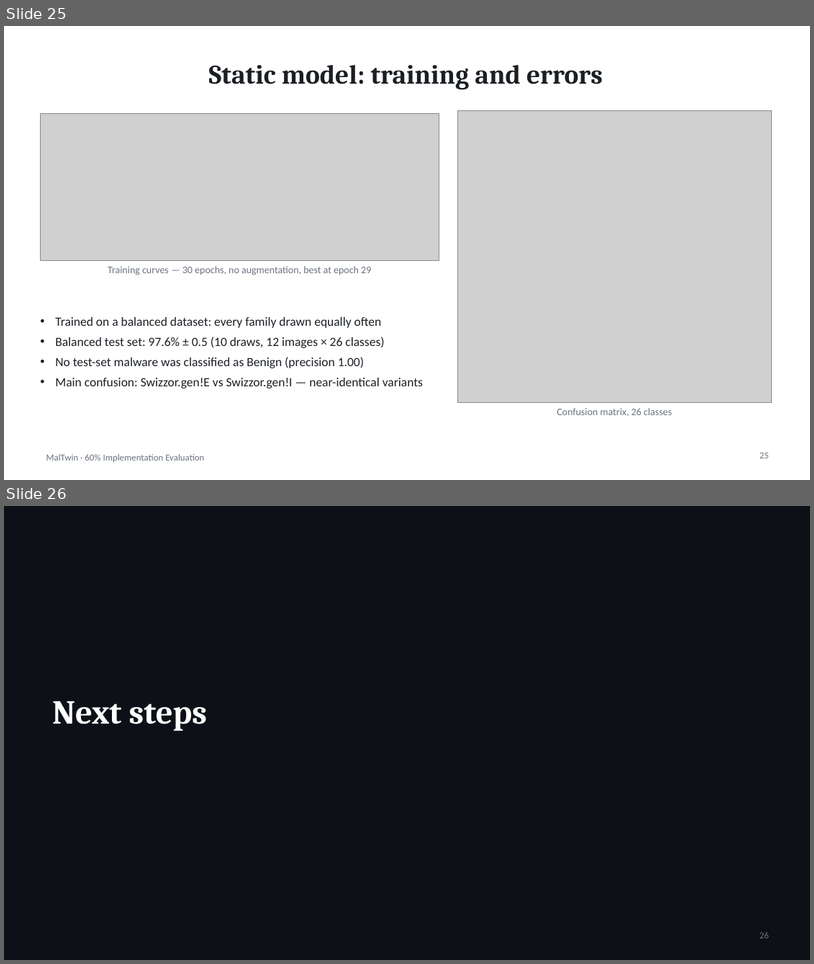
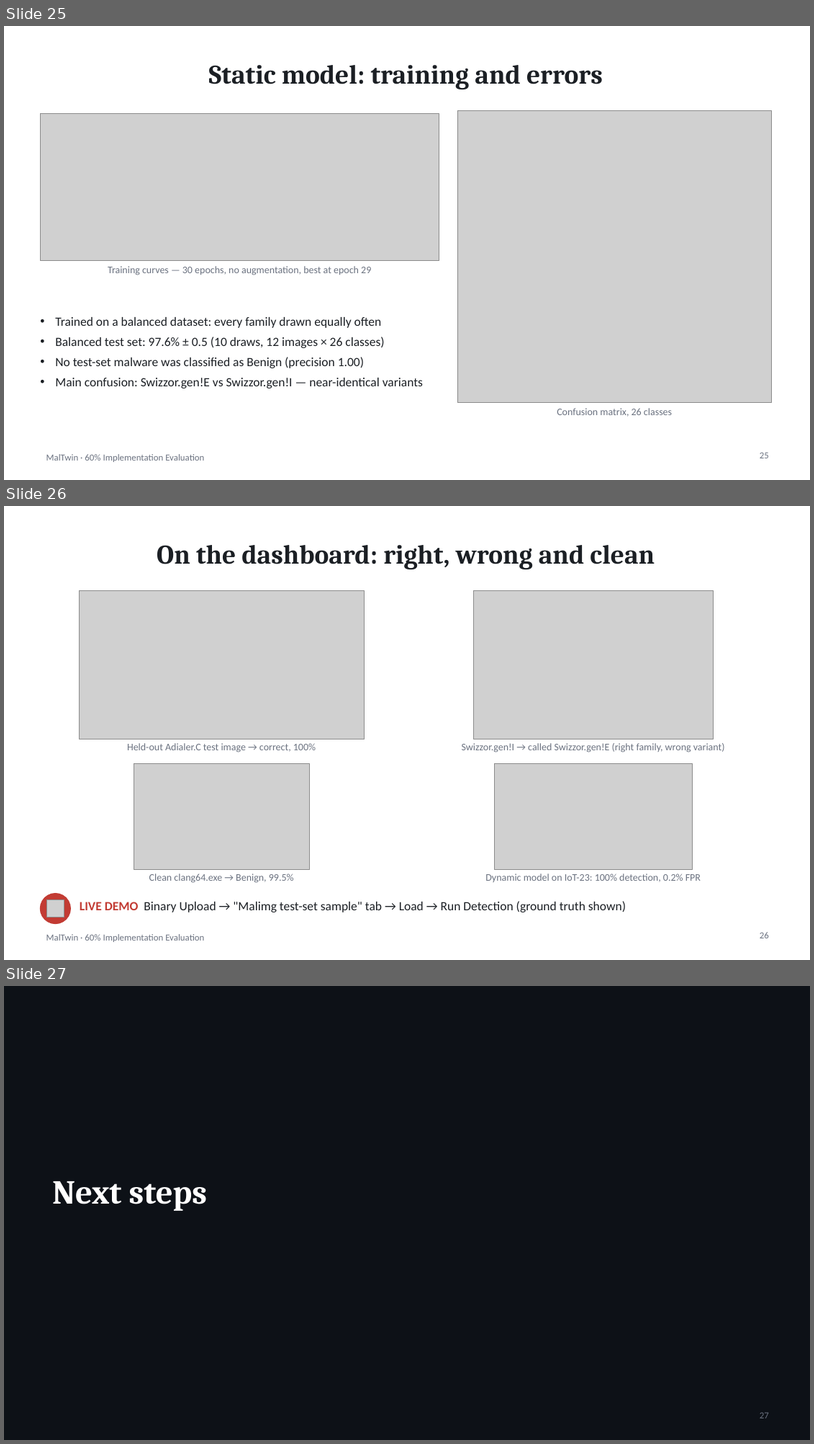
Before and after one commit to imanfatimadocx/MalTwin, a slide deck: docs/MalTwin_60pct_Evaluation.pptx. Shown one above the other, each under a label of ours: slides 25 and 26 before the commit, slides 25, 26 and 27 after it. The pictures are 814x964 and 814x1444 pixels, drawn with LibreOffice and Linux fonts; fonts in the diff are those of the drawing; grey boxes stand for pictures. Boxes give left, top, right and bottom in pixels: in the first picture for what was removed or moved away, otherwise in the second. Text is boxed around its words. In the diff, an @@ line names an element or a change of style, - is before the commit and + after.

```diff
--- a/docs/MalTwin_60pct_Evaluation.pptx
+++ b/docs/MalTwin_60pct_Evaluation.pptx
@@ slide 26 added at (4, 506, 810, 960), background #FFFFFF; not listed: 1 template element that a slide beside it also shows @@
@@ title added at (157, 545, 655, 570), 32 pt, text #1B1F24, bold @@
+On the dashboard: right, wrong and clean
@@ picture added at (79, 591, 365, 739) @@
@@ picture added at (474, 591, 714, 739) @@
@@ text added at (127, 743, 316, 752), 12 pt, text #6B7280 @@
+Held-out Adialer.C test image → correct, 100%
@@ text added at (462, 743, 725, 752), 12 pt, text #6B7280 @@
+Swizzor.gen!I → called Swizzor.gen!E (right family, wrong variant)
@@ picture added at (134, 763, 309, 869) @@
@@ picture added at (495, 763, 693, 869) @@
@@ ellipse added at (40, 893, 70, 924), fill #C23B33, outline #C23B33 1 pt @@
@@ text added at (149, 873, 294, 883), 12 pt, text #6B7280 @@
+Clean clang64.exe → Benign, 99.5%
@@ text added at (486, 873, 701, 882), 12 pt, text #6B7280 @@
+Dynamic model on IoT-23: 100% detection, 0.2% FPR
@@ picture added at (47, 900, 64, 917) @@
@@ text added at (80, 901, 626, 912), 15 pt, text #1B1F24 @@
+LIVE DEMO Binary Upload → "Malimg test-set sample" tab → Load → Run Detection (ground truth shown)
@@ page number added at (760, 932, 769, 938), 11 pt, text #6B7280 @@
+26
@@ what was slide 26 is now slide 27 @@
@@ page number at (760, 1412, 769, 1418): text changed @@
-26
+27
```
Also in this commit, not shown: 5 slides changed, 12 other files.
